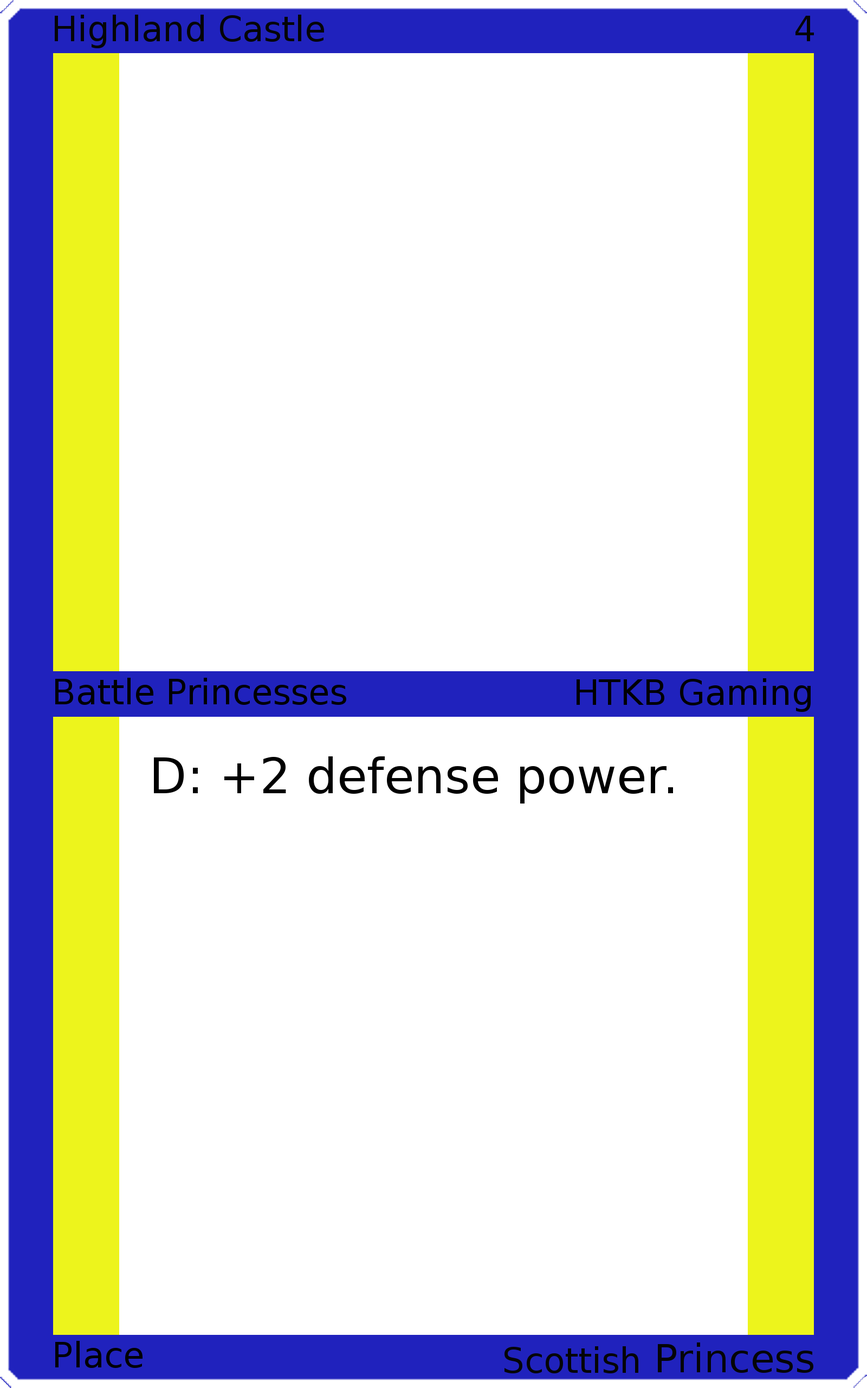
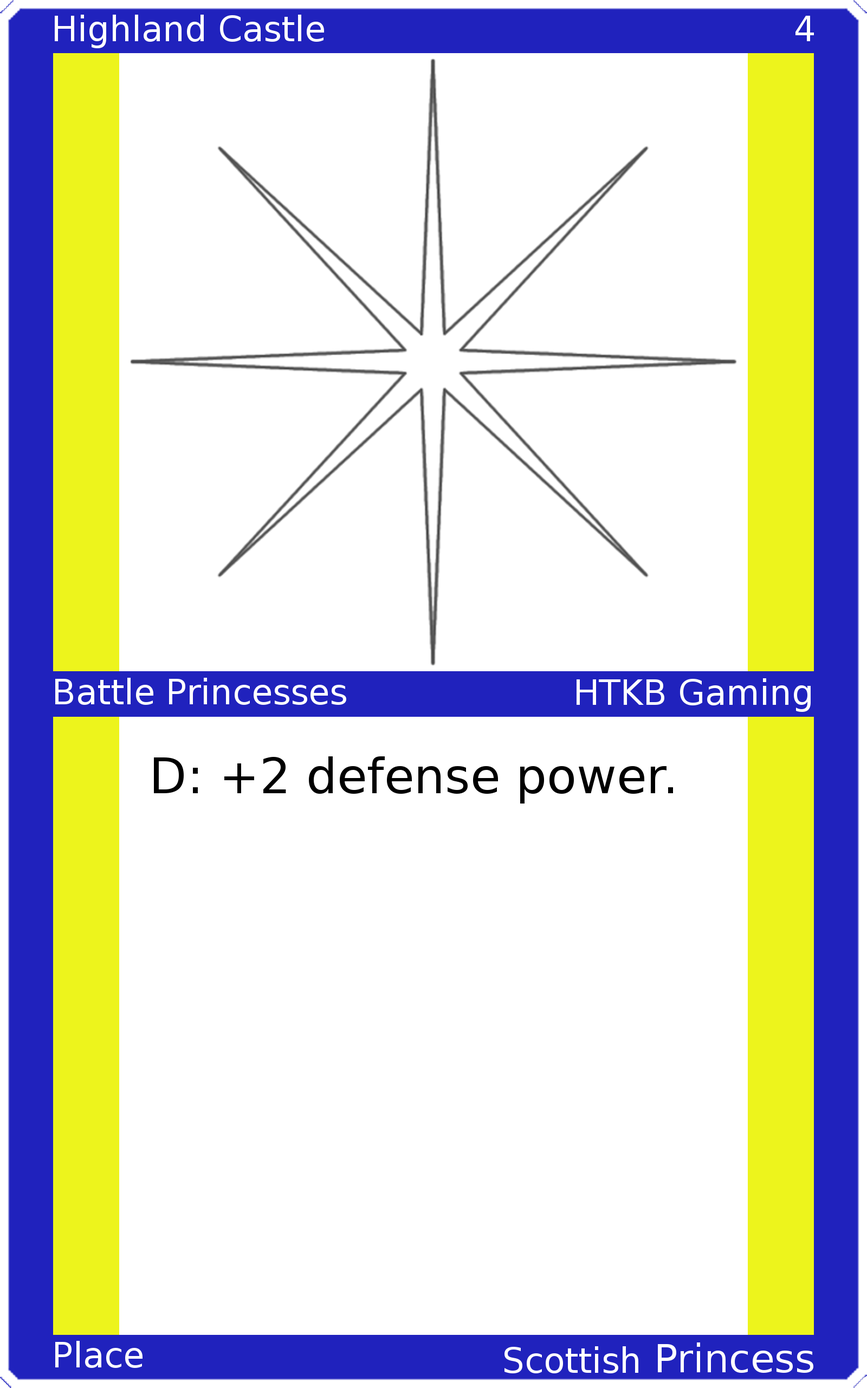
The second 867 x 1388 image is a revision of the first. Changes to its layers:
painted on "Upper Left" over left=54, top=14, right=325, bottom=49
painted on "Upper Right" over left=795, top=15, right=815, bottom=42
painted on "Mid Left" over left=55, top=677, right=347, bottom=705
painted on "Mid Right" over left=576, top=678, right=811, bottom=712
painted on "Bottom Left" over left=55, top=1340, right=143, bottom=1368
painted on "Bottom Right" over left=504, top=1342, right=814, bottom=1373
added layer "Art" above "Top Background" over left=129, top=57, right=738, bottom=666
